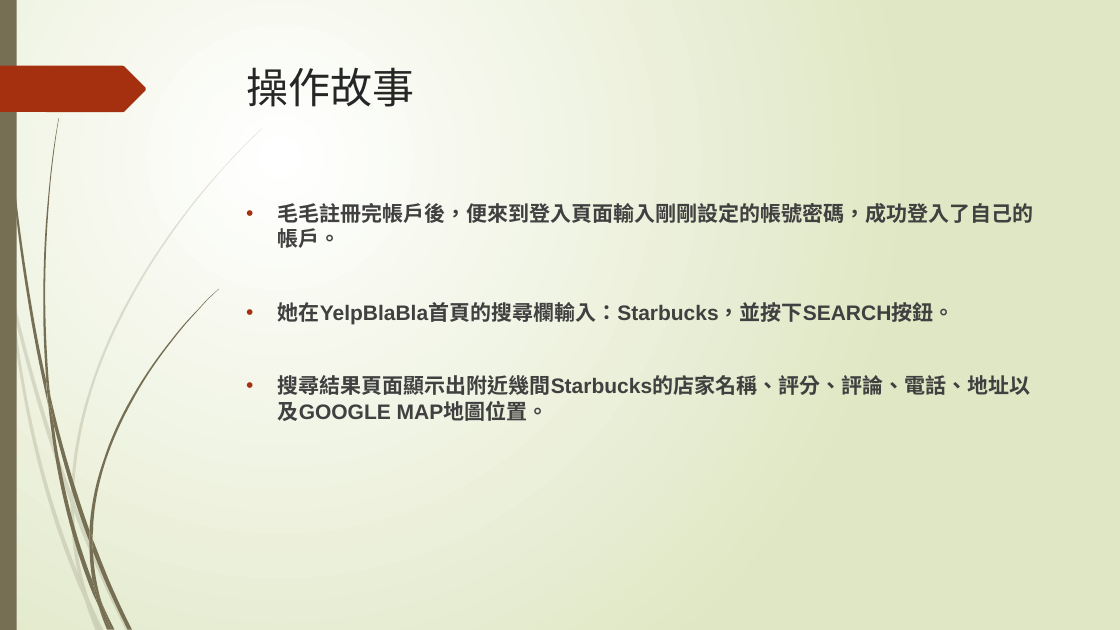
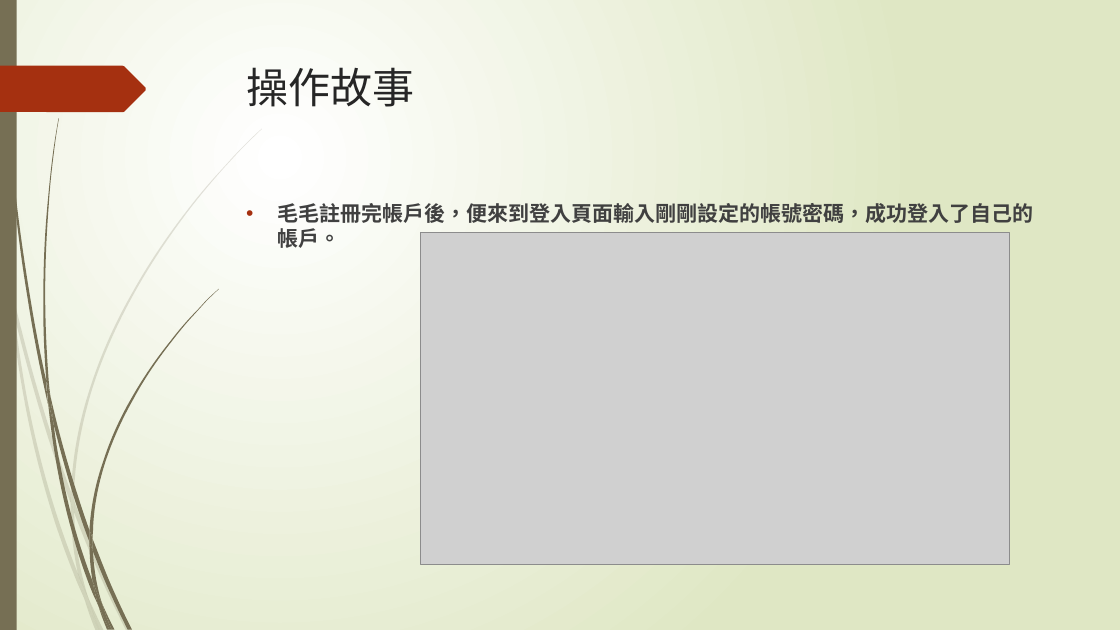
Before and after one commit to penut85420/WBSE_Project, a slide deck: slide 13 of 其他/YelpBlaBla.pptx (slide 24 before the commit). Drawn at 1120x630 pixels with LibreOffice and Linux fonts; fonts in the diff are those of the drawing; grey boxes stand for pictures. Boxes give left, top, right and bottom in pixels: in the first picture for what was removed or moved away, otherwise in the second. Text is boxed around its words. In the diff, an @@ line names an element or a change of style, - is before the commit and + after.

```diff
--- a/其他/YelpBlaBla.pptx
+++ b/其他/YelpBlaBla.pptx
@@ picture added at box(421, 233, 1010, 564) @@
@@ text at box(278, 302, 1031, 421): paragraphs removed @@
-• 她在YelpBlaBla首頁的搜尋欄輸入：Starbucks，並按下SEARCH按鈕。
-• 搜尋結果頁面顯示出附近幾間Starbucks的店家名稱、評分、評論、電話、地址以及GOOGLE MAP地圖位置。
```
Also in this commit, not shown: 3 other slides changed, 13 slides added, 12 slides removed.
